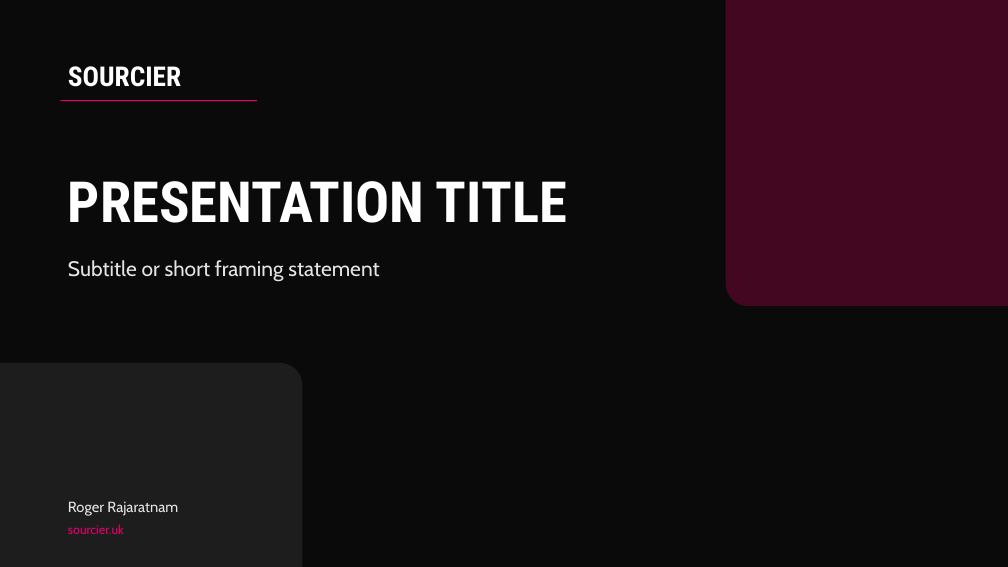
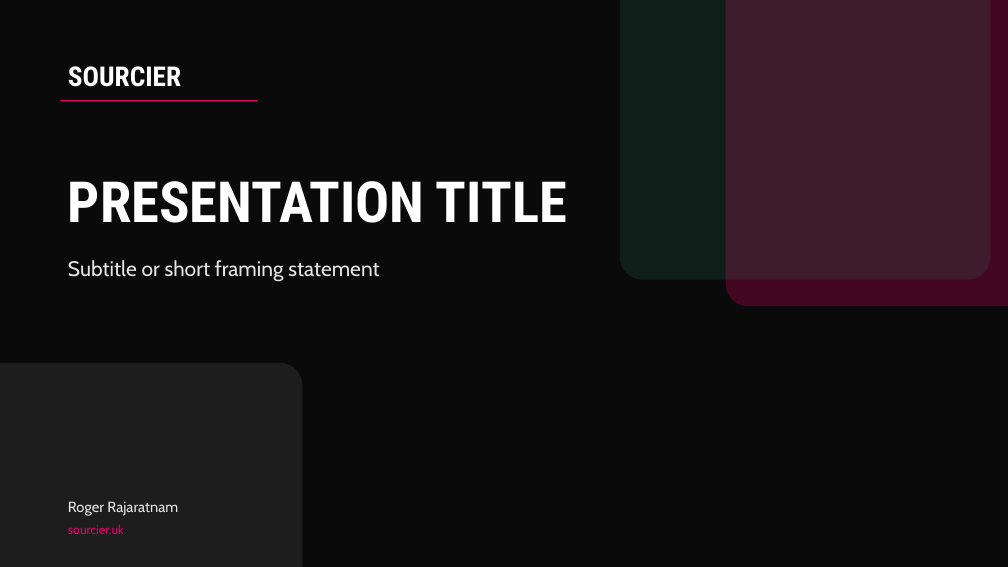
Before and after one commit to sourcier/web-sourcier.uk, a slide deck: slide 1 of assets/templates/sourcier-blog-template.pptx. Drawn at 1008x567 pixels with LibreOffice and Linux fonts; fonts in the diff are those of the drawing. Boxes give left, top, right and bottom in pixels: in the first picture for what was removed or moved away, otherwise in the second. Text is boxed around its words. In the diff, an @@ line names an element or a change of style, - is before the commit and + after.

```diff
--- a/assets/templates/sourcier-blog-template.pptx
+++ b/assets/templates/sourcier-blog-template.pptx
@@ rounded rectangle added at [620, 0, 991, 280], fill #2A7D5B at 18% opacity @@
```
Also in this commit, not shown: 5 other slides changed, 2 other files.
